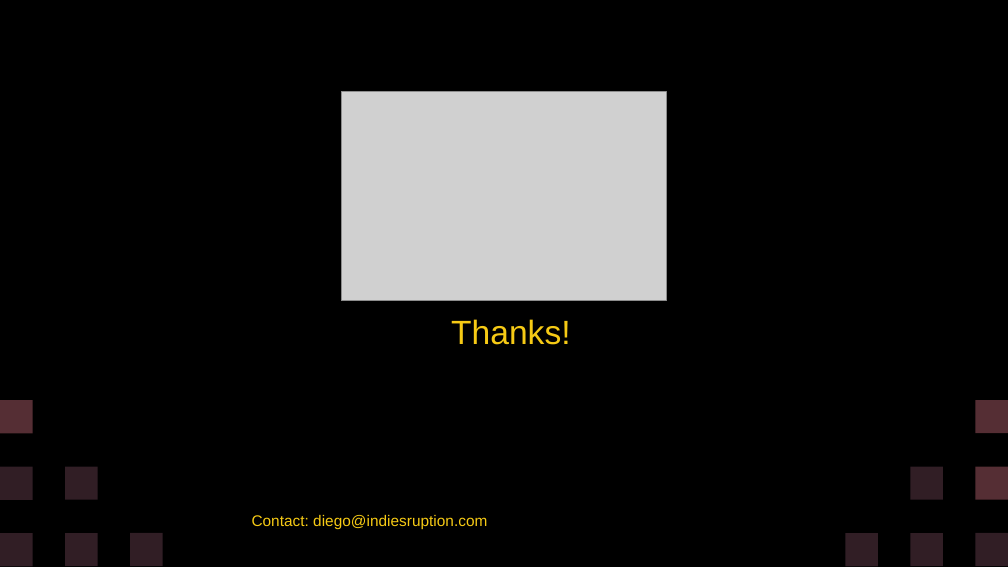
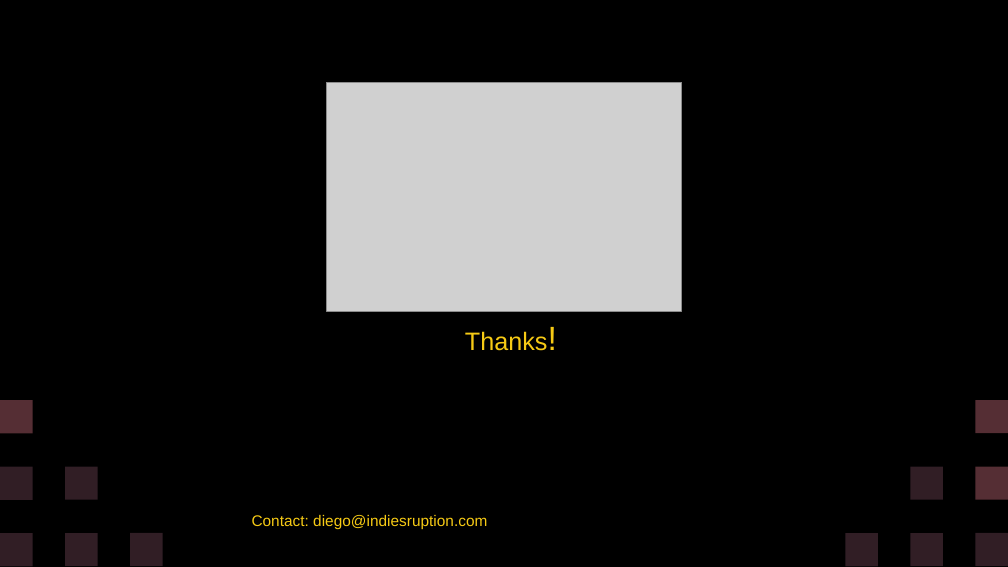
Before and after one commit to diegohcanepa/Remizione, a slide deck: slide 19 of Pitch Deck.pptx. Drawn at 1008x567 pixels with LibreOffice and Linux fonts; fonts in the diff are those of the drawing; grey boxes stand for pictures. Boxes give left, top, right and bottom in pixels: in the first picture for what was removed or moved away, otherwise in the second. Text is boxed around its words. In the diff, an @@ line names an element or a change of style, - is before the commit and + after.

```diff
--- a/Pitch Deck.pptx
+++ b/Pitch Deck.pptx
@@ picture: place and size @@
-picture at <box>342,92,666,301</box>
+picture at <box>327,82,682,310</box>
@@ subtitle "Thanks!" at <box>465,331,548,351</box>: size 24 to 18 pt in "Thanks!" @@
```
Also in this commit, not shown: 9 other slides changed, 5 slides added, 5 slides removed.
